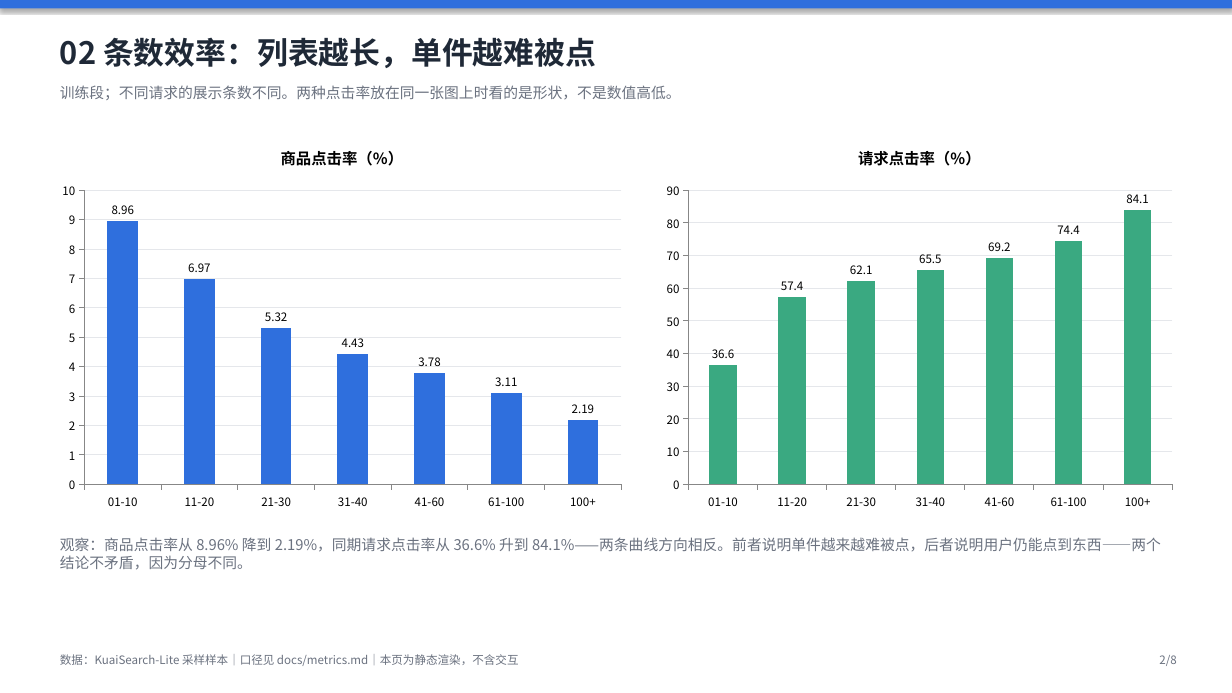
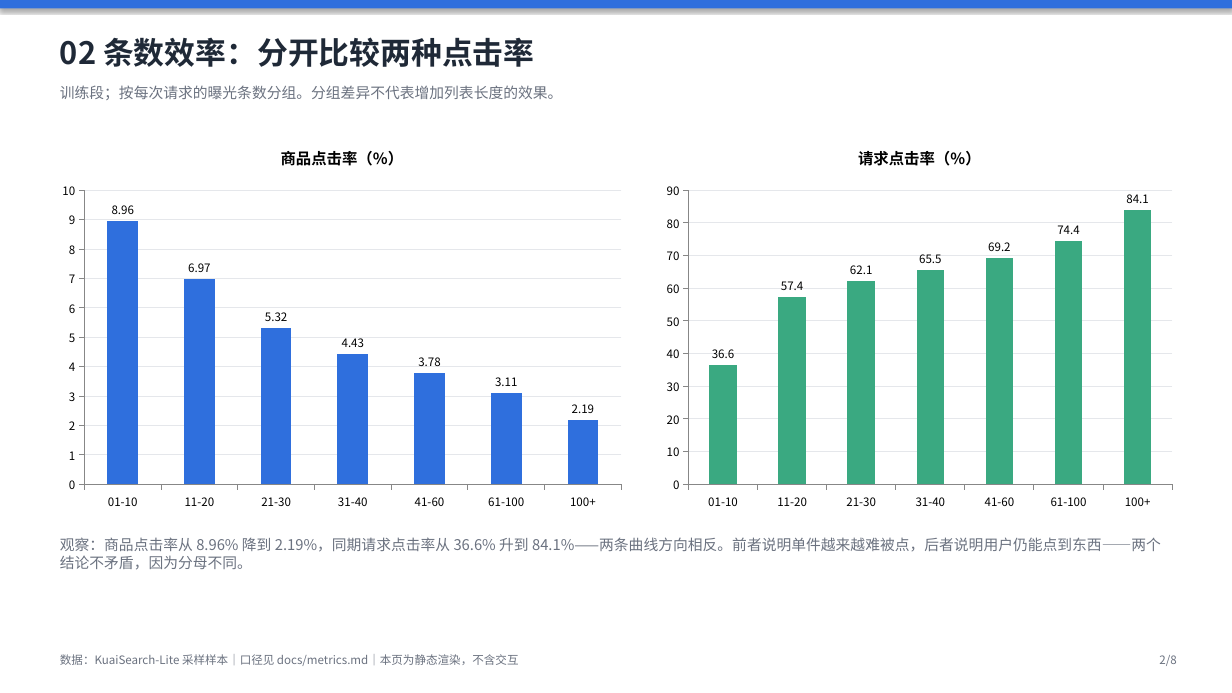
Before and after one commit to wsirui512-ops/kuaisearch-search-ops, a slide deck: slide 2 of dashboards/静态看板.pptx. Drawn at 1232x693 pixels with LibreOffice and Linux fonts; fonts in the diff are those of the drawing. Boxes give left, top, right and bottom in pixels: in the first picture for what was removed or moved away, otherwise in the second. Text is boxed around its words. In the diff, an @@ line names an element or a change of style, - is before the commit and + after.

```diff
--- a/dashboards/静态看板.pptx
+++ b/dashboards/静态看板.pptx
@@ text at (60,37,534,67): text changed @@
-02 条数效率：列表越长，单件越难被点
+02 条数效率：分开比较两种点击率
@@ text at (60,85,563,100): text changed @@
-训练段；不同请求的展示条数不同。两种点击率放在同一张图上时看的是形状，不是数值高低。
+训练段；按每次请求的曝光条数分组。分组差异不代表增加列表长度的效果。
```
Also in this commit, not shown: 6 other slides changed, 58 other files.
